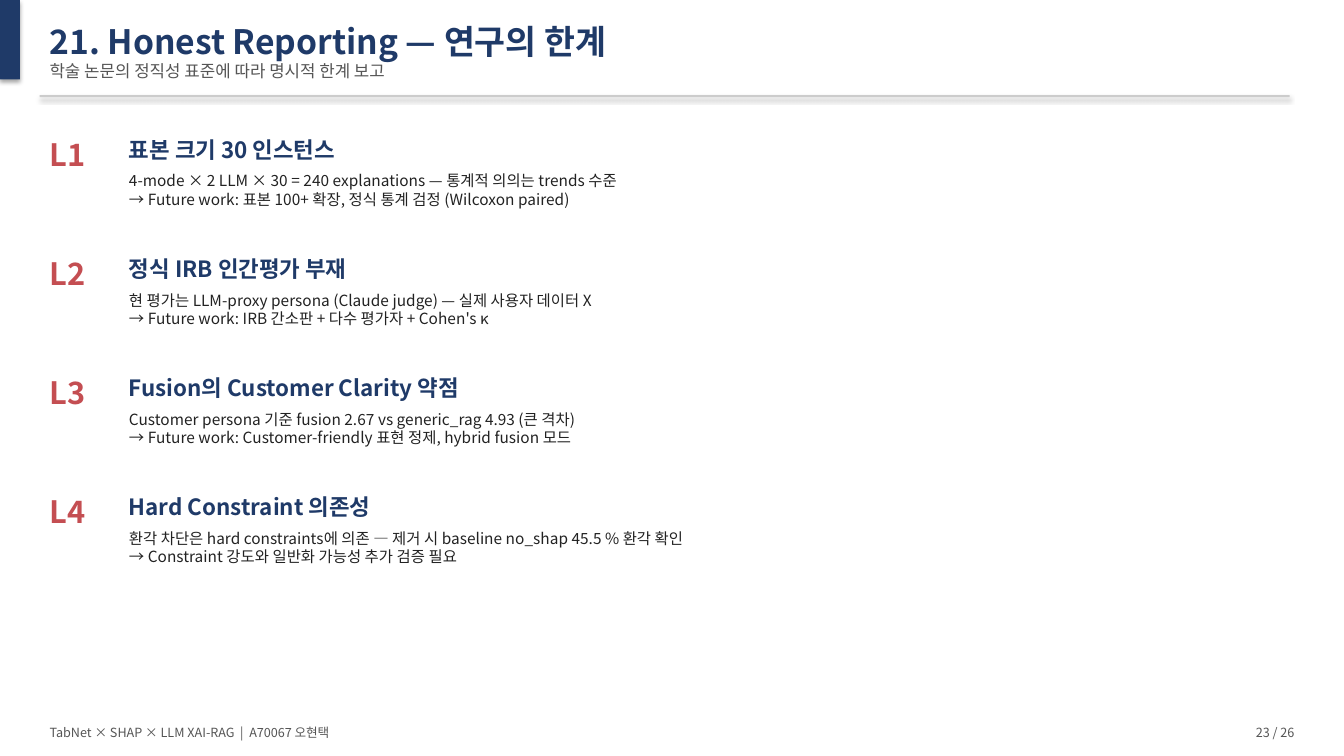
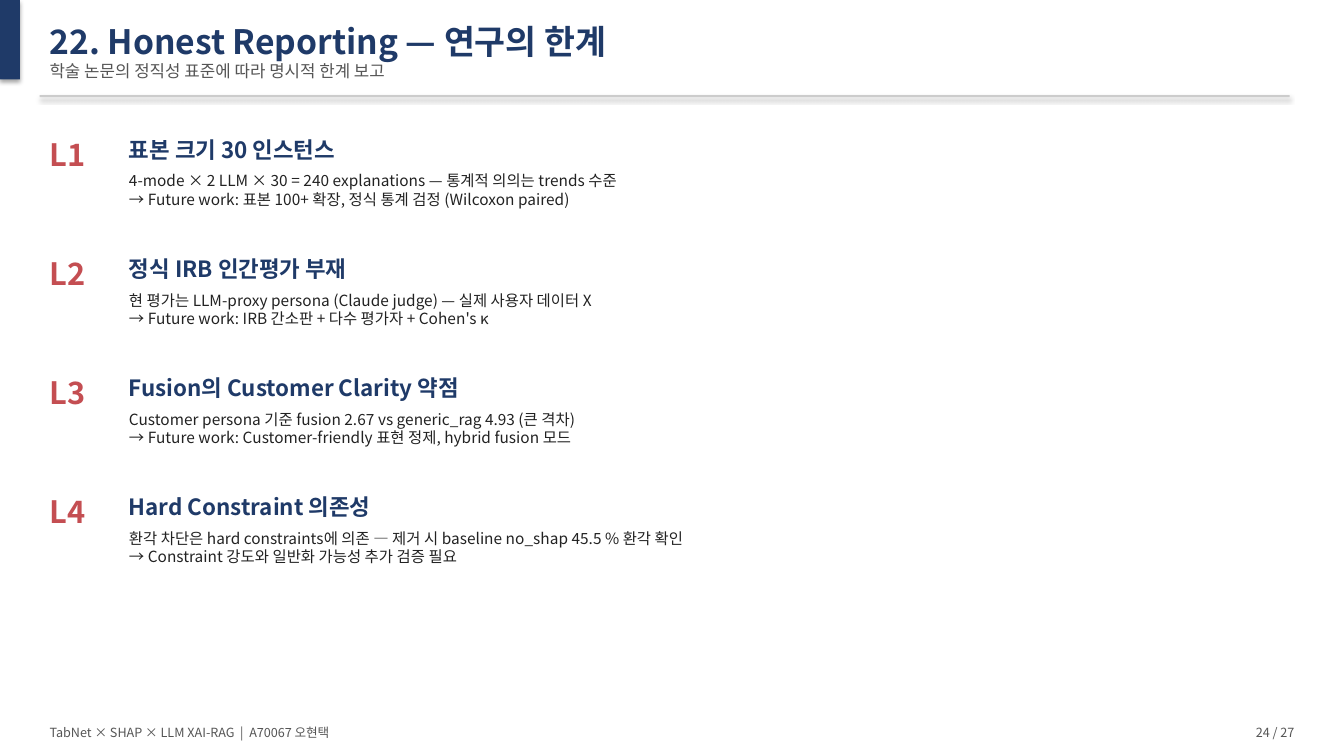
Before and after one commit to Tim-Green0/tabnet-xai-rag-credit, a slide deck: slide 24 of paper/thesis_slides.pptx (slide 23 before the commit). Drawn at 1344x756 pixels with LibreOffice and Linux fonts; fonts in the diff are those of the drawing. Boxes give left, top, right and bottom in pixels: in the first picture for what was removed or moved away, otherwise in the second. Text is boxed around its words. In the diff, an @@ line names an element or a change of style, - is before the commit and + after.

```diff
--- a/paper/thesis_slides.pptx
+++ b/paper/thesis_slides.pptx
@@ text at (50,25,606,62): text changed @@
-21. Honest Reporting — 연구의 한계
+22. Honest Reporting — 연구의 한계
@@ text at (1256,727,1294,737): text changed @@
-23 / 26
+24 / 27
```
Also in this commit, not shown: 22 other slides changed, 2 slides added, 1 slide removed, 1 other file.
